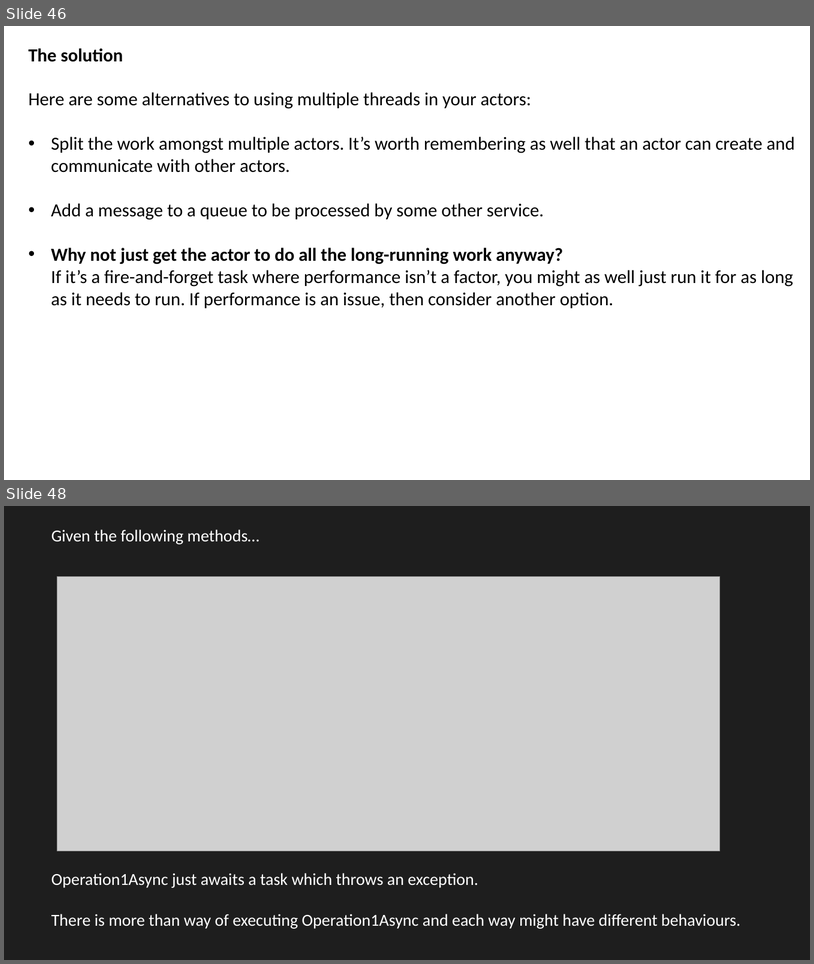
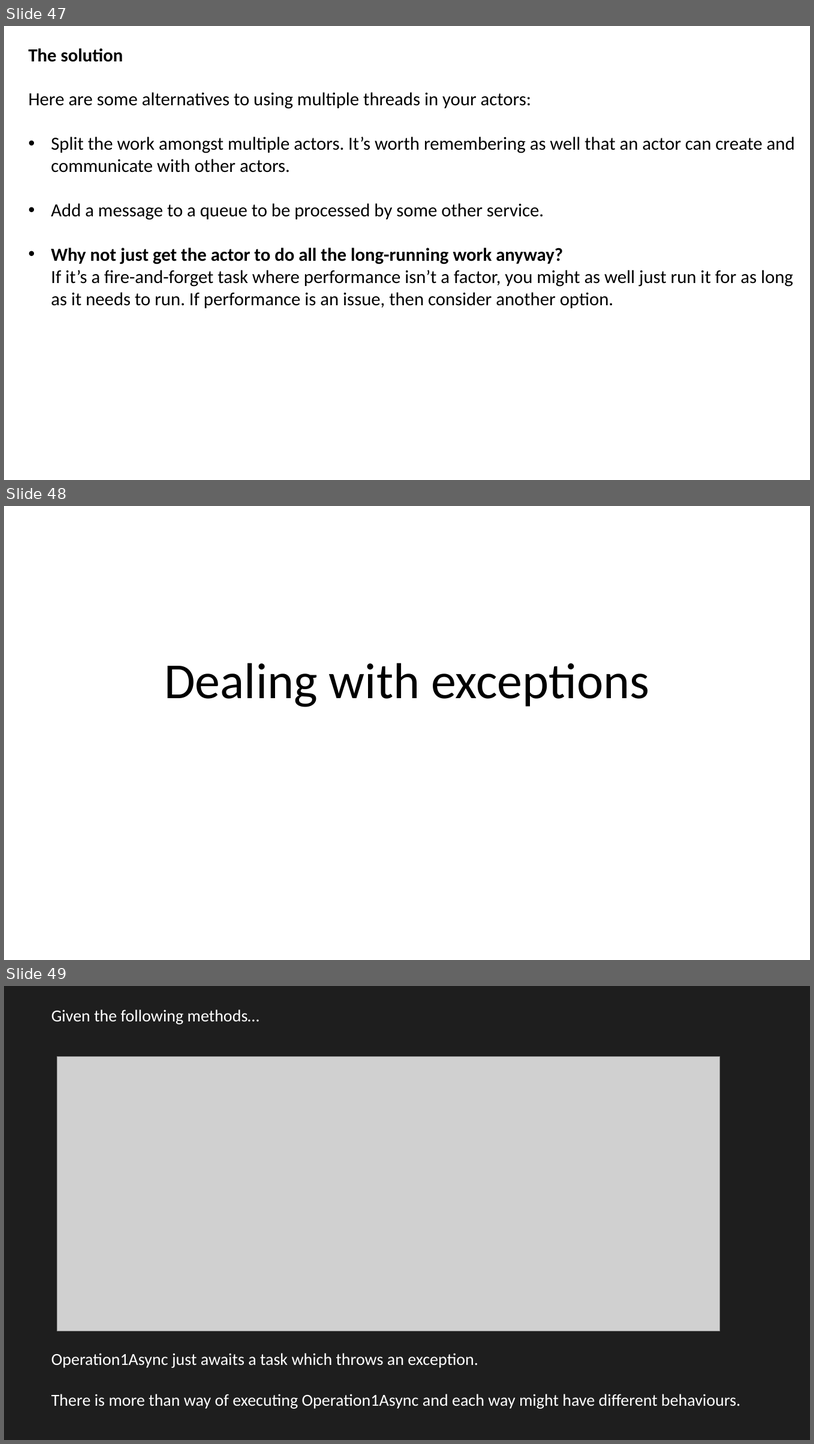
Before and after one commit to JoshKain/AsyncAwaitQuiz, a slide deck: Async and await presentation.pptx. Shown one above the other, each under a label of ours: slides 46 and 48 before the commit, slides 47, 48 and 49 after it; the slides between them are not shown. The pictures are 814x964 and 814x1444 pixels, drawn with LibreOffice and Linux fonts; fonts in the diff are those of the drawing; grey boxes stand for pictures. Boxes give left, top, right and bottom in pixels: in the first picture for what was removed or moved away, otherwise in the second. Text is boxed around its words. In the diff, an @@ line names an element or a change of style, - is before the commit and + after.

```diff
--- a/Async and await presentation.pptx
+++ b/Async and await presentation.pptx
@@ slide 48 added at bbox=[4, 506, 810, 960], background #FFFFFF @@
@@ title added at bbox=[164, 663, 650, 707], 60 pt, text #000000 @@
+Dealing with exceptions
@@ what was slide 46 is now slide 47 @@
@@ what was slide 48 is now slide 49 @@
```
Also in this commit, not shown: 3 slides changed, 1 other slide added, 1 slide removed.
